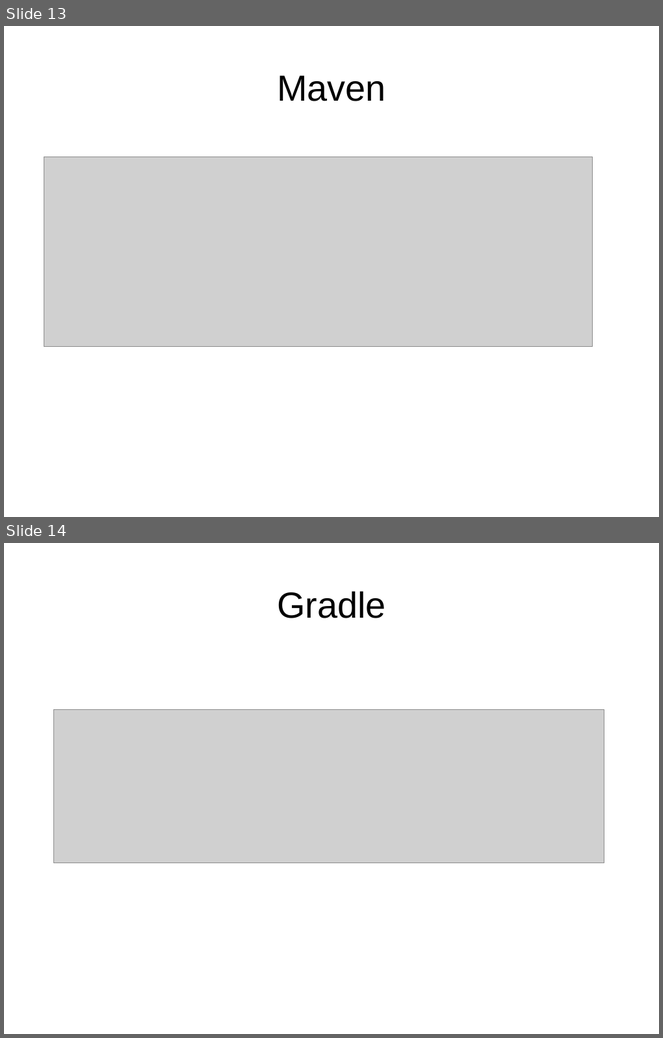
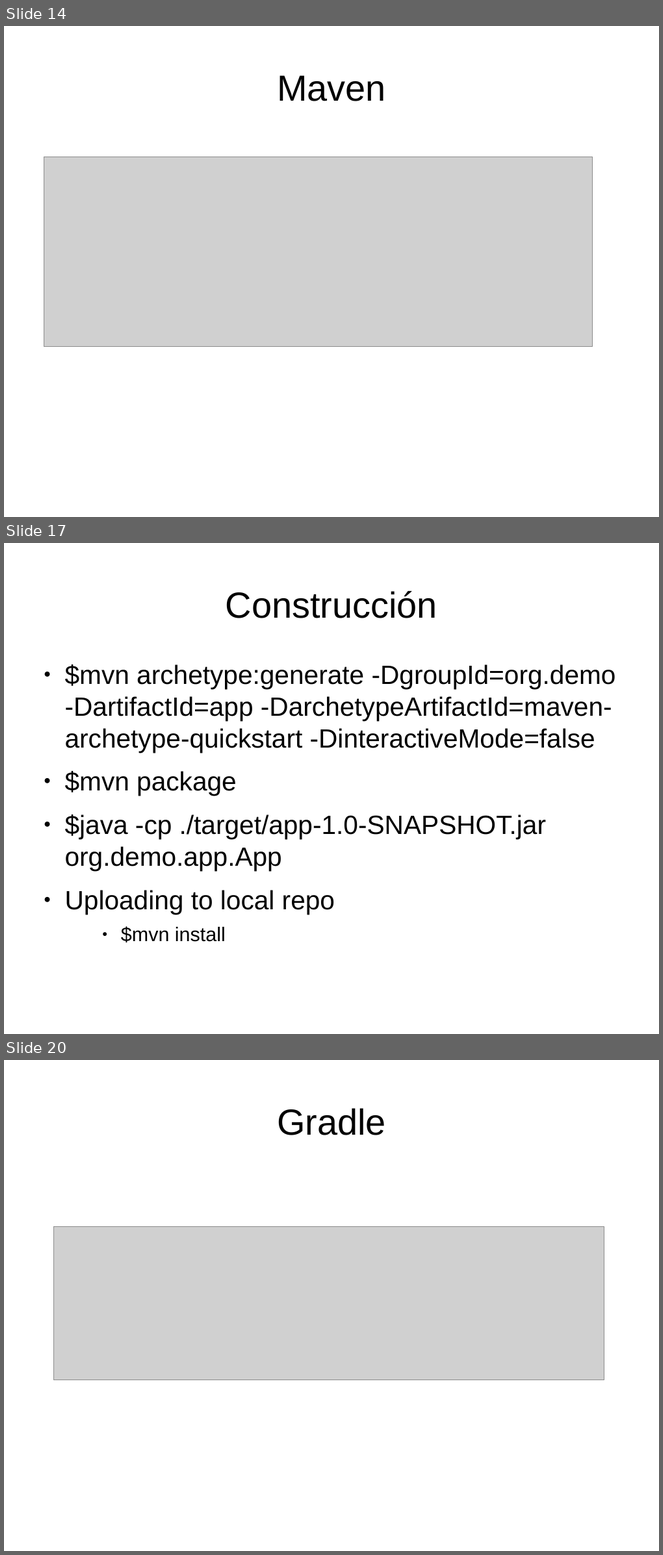
Before and after one commit to Tagle1/repo01, a slide deck: CursoMavenGradle.odp. Shown one above the other, each under a label of ours: slides 13 and 14 before the commit, slides 14, 17 and 20 after it; the slides between them are not shown. The pictures are 663x1038 and 663x1555 pixels, drawn with LibreOffice and Linux fonts; fonts in the diff are those of the drawing; grey boxes stand for pictures. Boxes give left, top, right and bottom in pixels: in the first picture for what was removed or moved away, otherwise in the second. Text is boxed around its words. In the diff, an @@ line names an element or a change of style, - is before the commit and + after.

```diff
--- a/CursoMavenGradle.odp
+++ b/CursoMavenGradle.odp
@@ slide 17 added at <box>4,543,659,1034</box>, background #FFFFFF @@
@@ title added at <box>226,591,438,618</box>, 44 pt, text #000000 @@
+Construcción
@@ text added at <box>65,665,616,943</box>, 32 pt, text #000000 @@
+● $mvn archetype:generate -DgroupId=org.demo -DartifactId=app -DarchetypeArtifactId=maven-archetype-quickstart -DinteractiveMode=false
+● $mvn package
+● $java -cp ./target/app-1.0-SNAPSHOT.jar org.demo.app.App
+● Uploading to local repo
+    ● $mvn install
@@ what was slide 13 is now slide 14 @@
@@ what was slide 14 is now slide 20 @@
```
Also in this commit, not shown: 1 slide changed, 6 other slides added, 58 other files.
